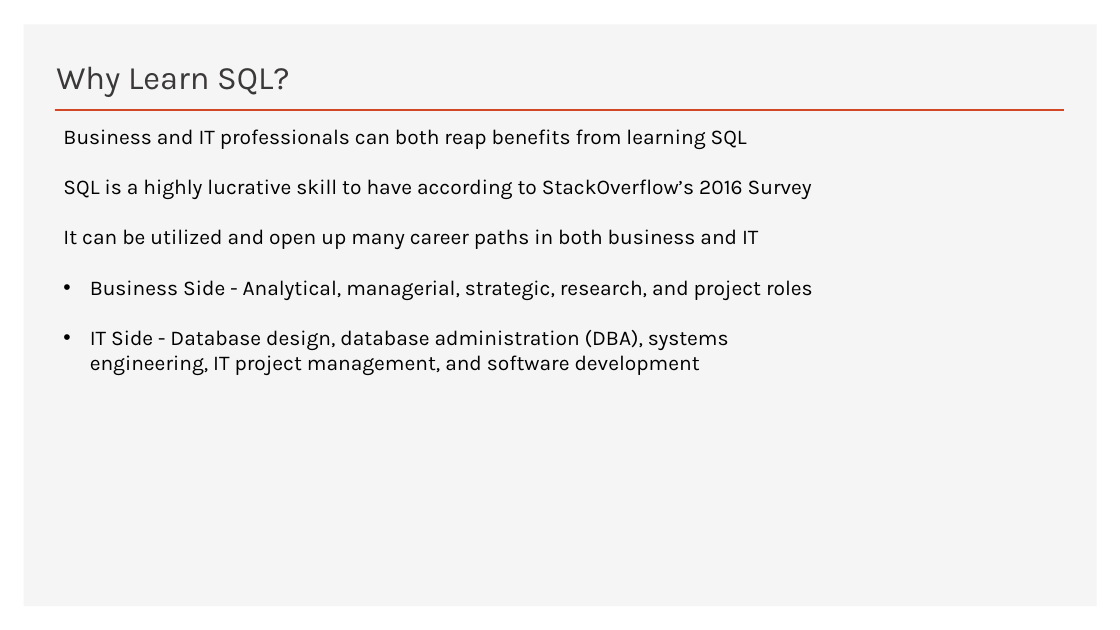
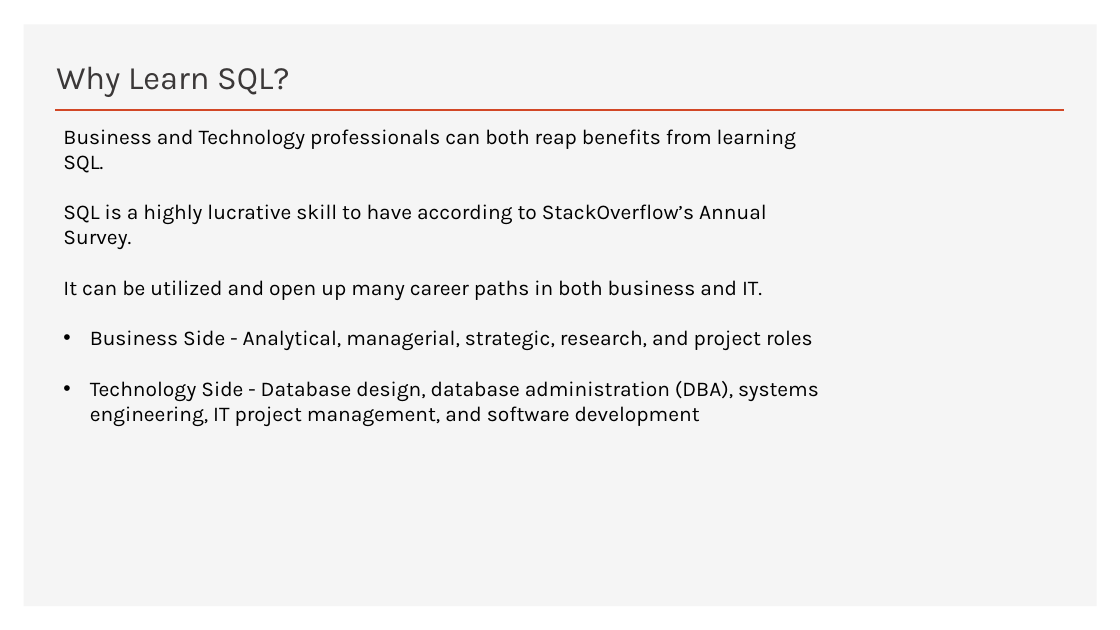
Before and after one commit to thomasnield/oreilly_sql_fundamentals_for_data, a slide deck: slide 4 of notes_and_slides/sql_fundamentals_slides.pptx. Drawn at 1120x630 pixels with LibreOffice and Linux fonts; fonts in the diff are those of the drawing. Boxes give left, top, right and bottom in pixels: in the first picture for what was removed or moved away, otherwise in the second. Text is boxed around its words. In the diff, an @@ line names an element or a change of style, - is before the commit and + after.

```diff
--- a/notes_and_slides/sql_fundamentals_slides.pptx
+++ b/notes_and_slides/sql_fundamentals_slides.pptx
@@ text at box(63, 129, 796, 300): text changed @@
-Business and IT professionals can both reap benefits from learning SQL
-SQL is a highly lucrative skill to have according to StackOverflow’s 2016 Survey
-It can be utilized and open up many career paths in both business and IT
+Business and Technology professionals can both reap benefits from learning SQL.
+SQL is a highly lucrative skill to have according to StackOverflow’s Annual Survey.
+It can be utilized and open up many career paths in both business and IT.
@@ text at box(90, 381, 819, 426): text changed @@
-• IT Side - Database design, database administration (DBA), systems engineering, IT project management, and software development
+• Technology Side - Database design, database administration (DBA), systems engineering, IT project management, and software development
```
Also in this commit, not shown: 1 other slide changed, 3 other files.
